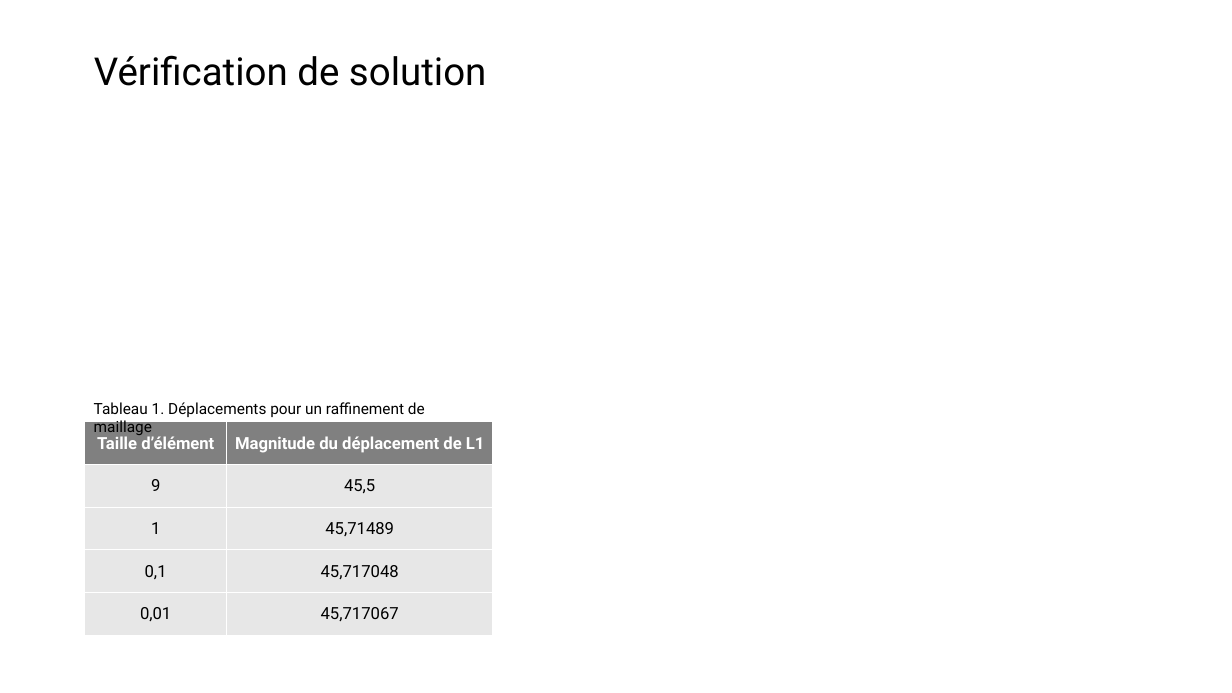
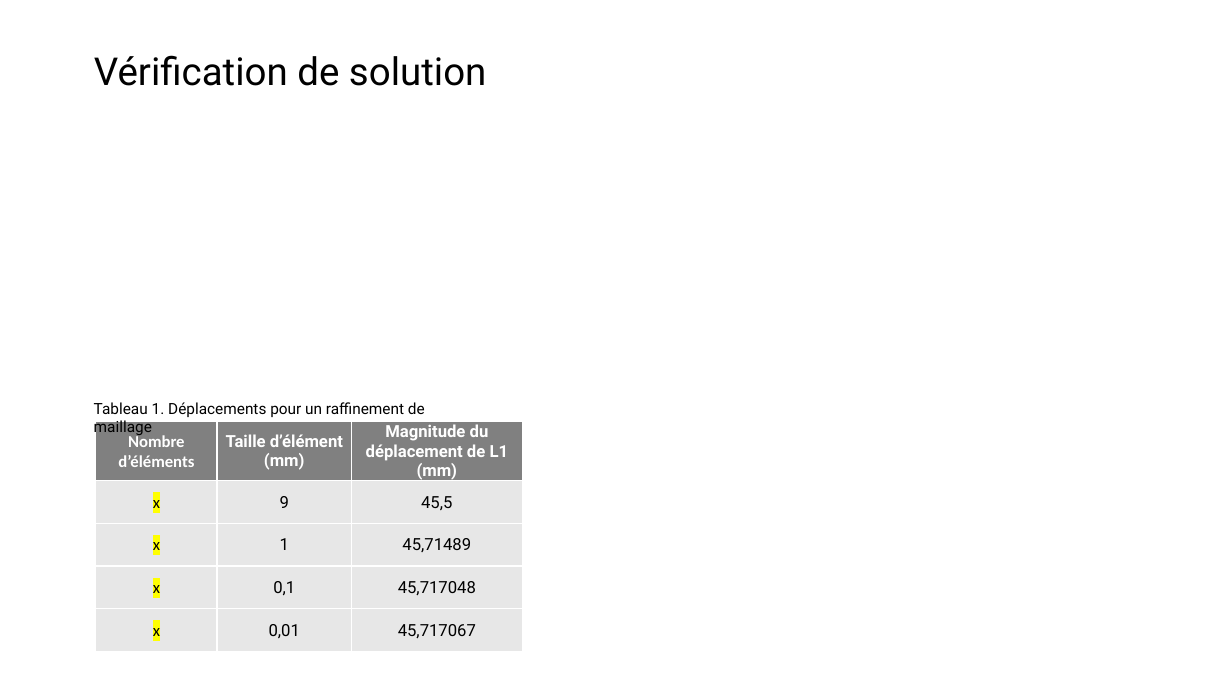
Before and after one commit to AcileSf/MEC8211ProjetFinal, a slide deck: slide 8 of Rapport_Projet_V1.pptx. Drawn at 1232x693 pixels with LibreOffice and Linux fonts; fonts in the diff are those of the drawing; grey boxes stand for pictures. Boxes give left, top, right and bottom in pixels: in the first picture for what was removed or moved away, otherwise in the second. Text is boxed around its words. In the diff, an @@ line names an element or a change of style, - is before the commit and + after.

```diff
--- a/Rapport_Projet_V1.pptx
+++ b/Rapport_Projet_V1.pptx
@@ table at [96, 421, 523, 653] @@
-column 1: Taille d’élément | 9 | 1 | 0,1 | 0,01
-column 2: Magnitude du déplacement de L1 | 45,5 | 45,71489 | 45,717048 | 45,717067
+column 1: Nombre d’éléments | x | x | x | x
+column 2: Taille d’élément (mm) | 9 | 1 | 0,1 | 0,01
+column 3: Magnitude du déplacement de L1 (mm) | 45,5 | 45,71489 | 45,717048 | 45,717067
@@ table: place and size @@
-table at [85, 421, 494, 635]
+table at [96, 421, 523, 653]
```
Also in this commit, not shown: 2 other slides changed, 2 other files.
